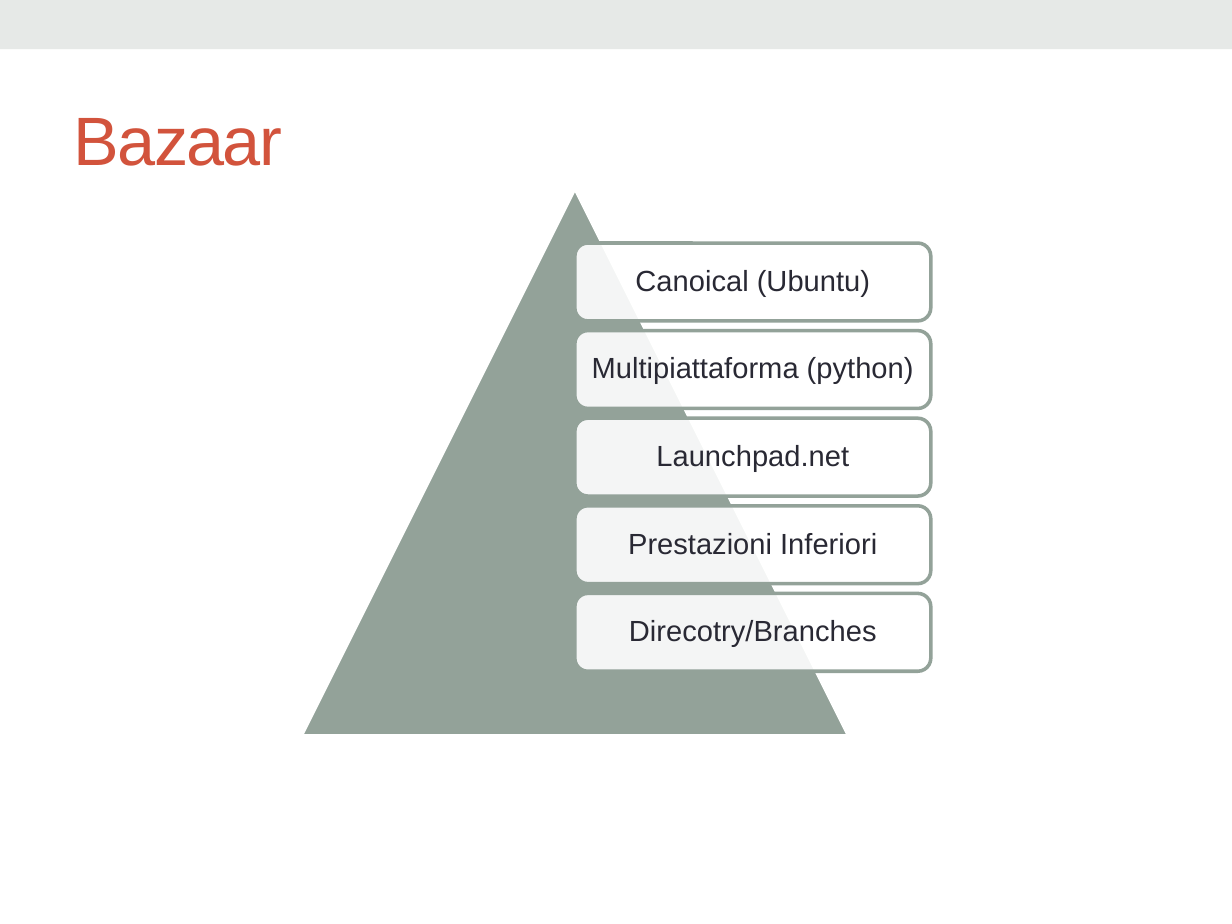
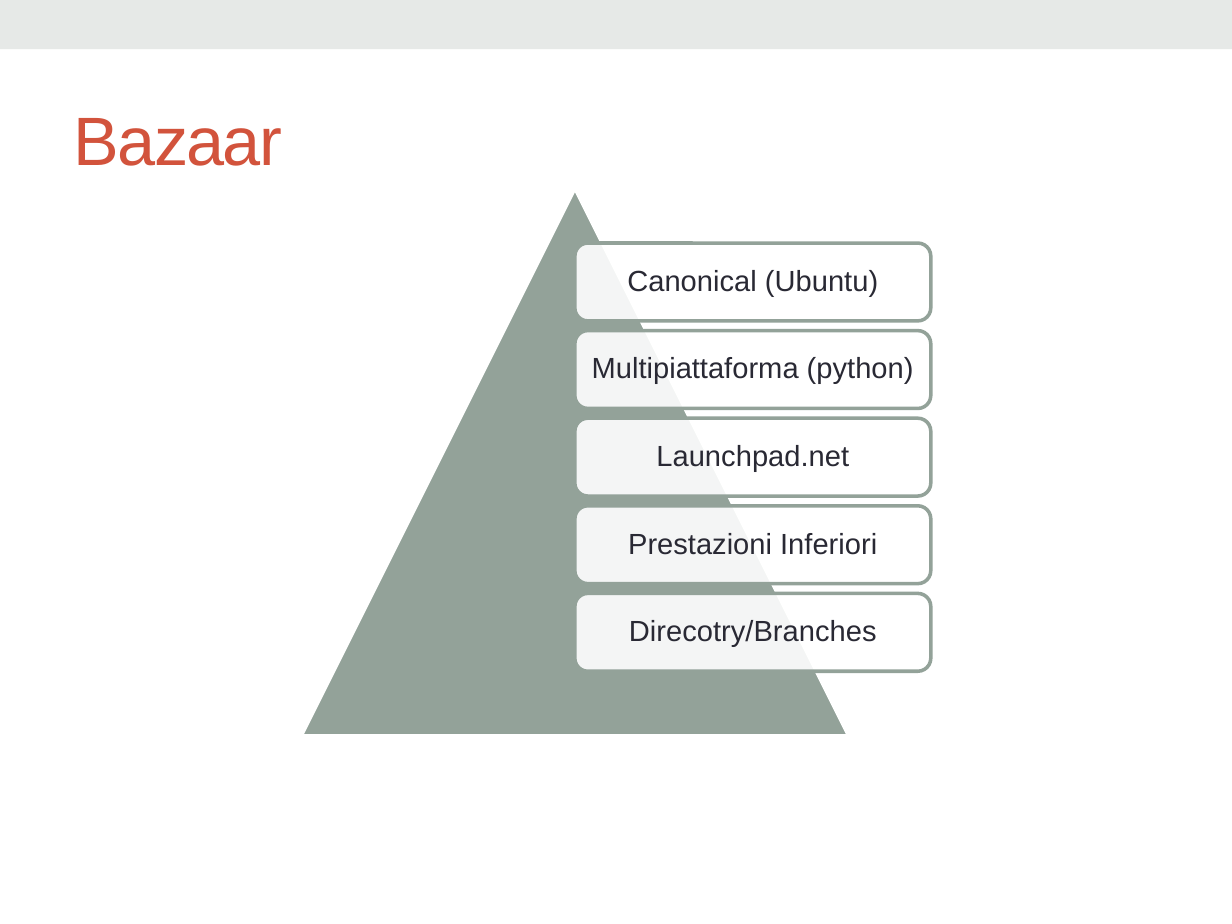
Before and after one commit to calca/ugialtnetconfv5, a slide deck: slide 14 of dcvs.pptx. Drawn at 1232x924 pixels with LibreOffice and Linux fonts; fonts in the diff are those of the drawing; background and template pictures are left out. Boxes give left, top, right and bottom in pixels: in the first picture for what was removed or moved away, otherwise in the second. Text is boxed around its words. In the diff, an @@ line names an element or a change of style, - is before the commit and + after.

Commit message:
Correzioni!

```diff
--- a/dcvs.pptx
+++ b/dcvs.pptx
@@ text at (627,270,878,296): text changed @@
-Canoical (Ubuntu)
+Canonical (Ubuntu)
```
